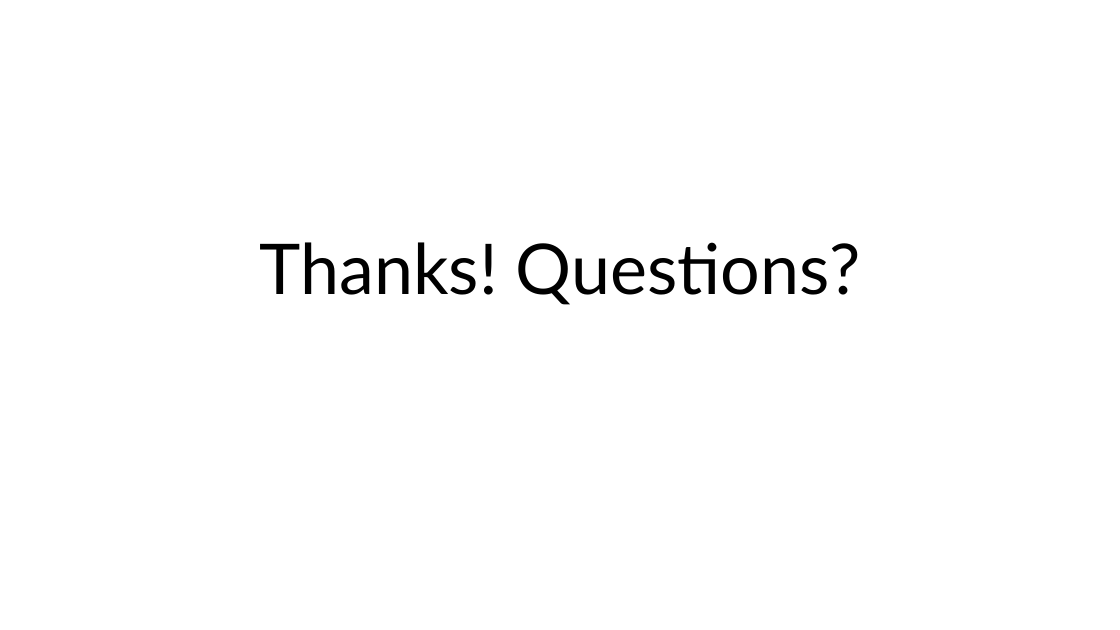
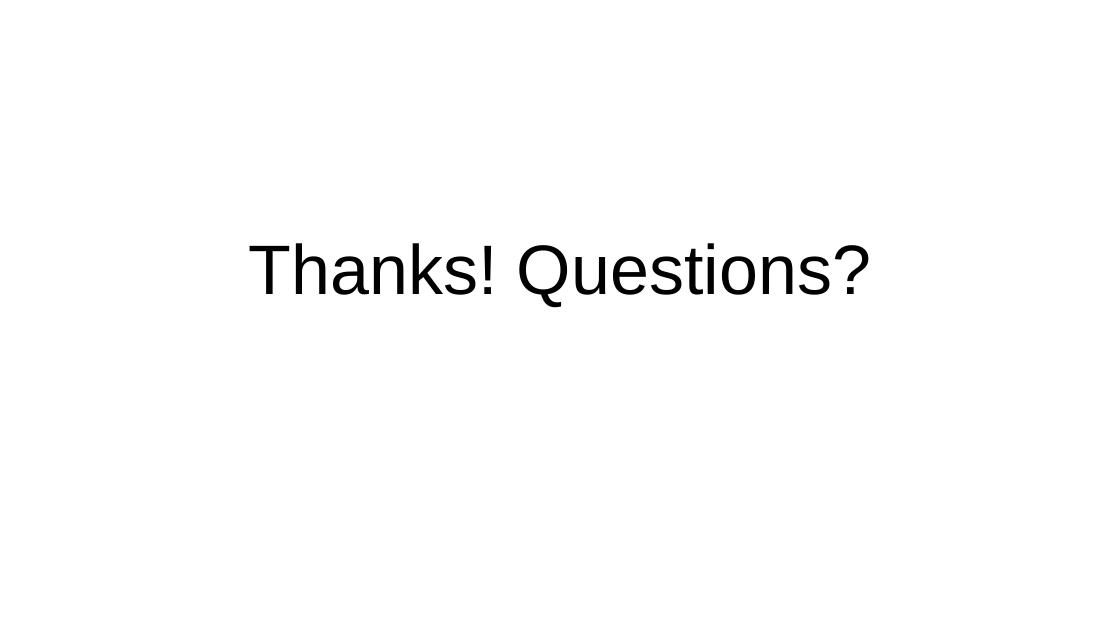
Before and after one commit to lorchrob/comp_slides, a slide deck: slide 107 of comp.pptx (slide 106 before the commit). Drawn at 1120x630 pixels with LibreOffice and Linux fonts; fonts in the diff are those of the drawing. Boxes give left, top, right and bottom in pixels: in the first picture for what was removed or moved away, otherwise in the second. Text is boxed around its words. In the diff, an @@ line names an element or a change of style, - is before the commit and + after.

```diff
--- a/comp.pptx
+++ b/comp.pptx
@@ text "Thanks! Questions?" at [249,243,871,308]: font Lato to Arial @@
```
Also in this commit, not shown: 20 other slides changed, 1 slide added.
